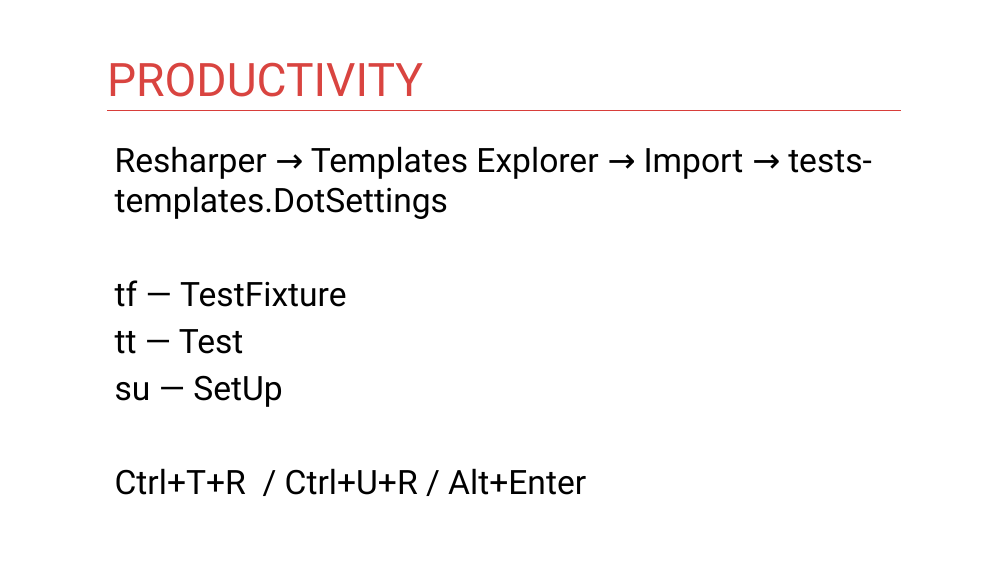
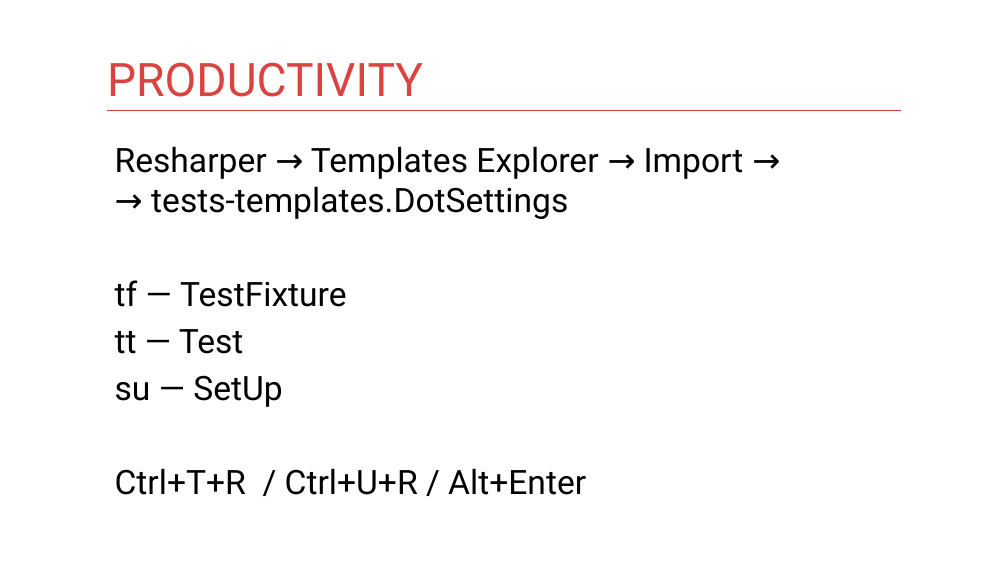
Before and after one commit to kontur-courses/old-testing-challenge, a slide deck: slide 2 of challenge.pptx. Drawn at 1008x567 pixels with LibreOffice and Linux fonts; fonts in the diff are those of the drawing. Boxes give left, top, right and bottom in pixels: in the first picture for what was removed or moved away, otherwise in the second. Text is boxed around its words. In the diff, an @@ line names an element or a change of style, - is before the commit and + after.

```diff
--- a/challenge.pptx
+++ b/challenge.pptx
@@ text at (115, 146, 744, 219): text changed @@
-Resharper → Templates Explorer → Import → tests-templates.DotSettings
+Resharper → Templates Explorer → Import →
+→ tests-templates.DotSettings
```
Also in this commit, not shown: 1 other slide changed, 7 other files.
